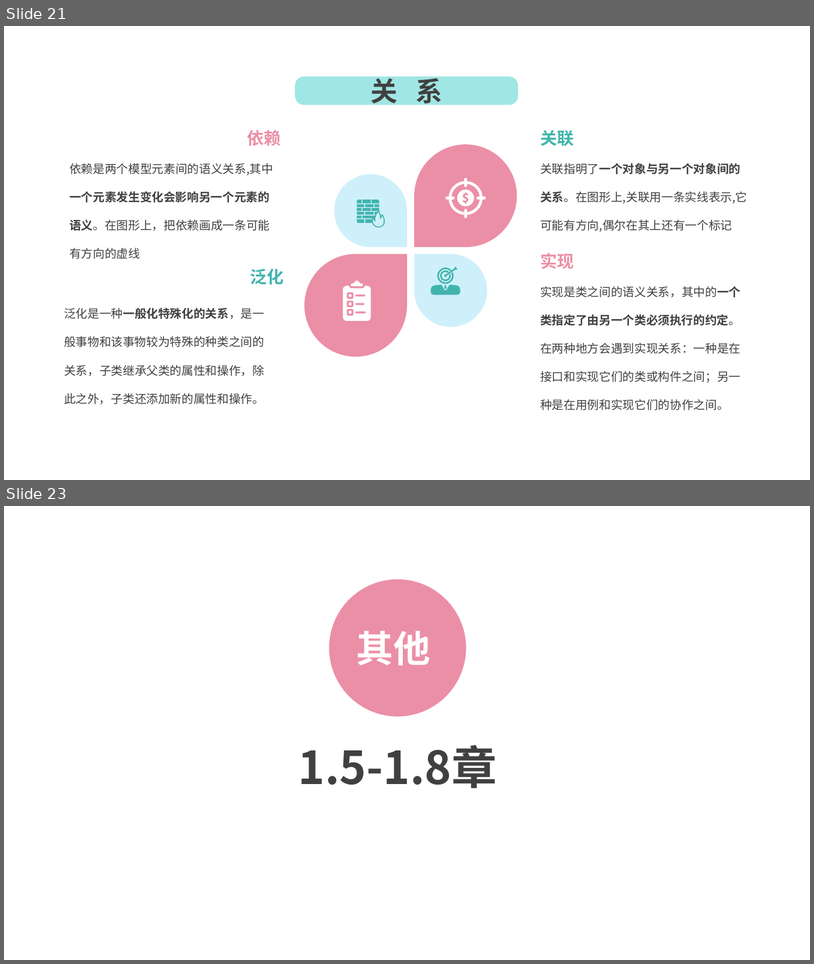
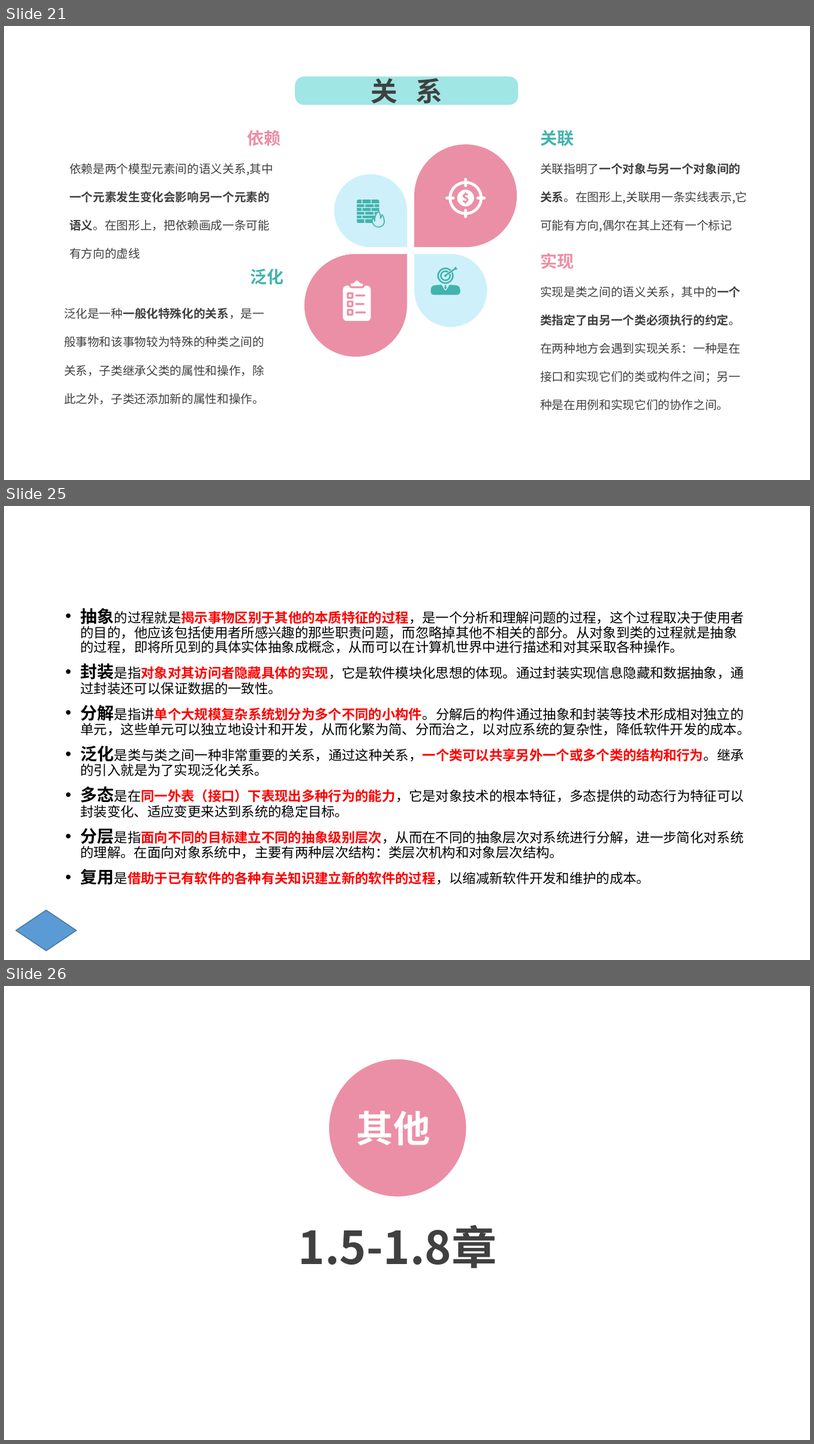
Before and after one commit to lenovo-wu/G016ZUCC-SRA2022, a slide deck: 翻转课堂/翻转课堂.pptx. Shown one above the other, each under a label of ours: slides 21 and 23 before the commit, slides 21, 25 and 26 after it; the slides between them are not shown. The pictures are 814x964 and 814x1444 pixels, drawn with LibreOffice and Linux fonts; fonts in the diff are those of the drawing; background and template pictures are left out. Boxes give left, top, right and bottom in pixels: in the first picture for what was removed or moved away, otherwise in the second. Text is boxed around its words. In the diff, an @@ line names an element or a change of style, - is before the commit and + after.

```diff
--- a/翻转课堂/翻转课堂.pptx
+++ b/翻转课堂/翻转课堂.pptx
@@ slide 25 added at box(4, 506, 810, 960), background picture (left out) @@
@@ text added at box(81, 608, 751, 885), 16 pt, text #000000 @@
+• 抽象的过程就是揭示事物区别于其他的本质特征的过程，是一个分析和理解问题的过程，这个过程取决于使用者的目的，他应该包括使用者所感兴趣的那些职责问题，而忽略掉其他不相关的部分。从对象到类的过程就是抽象的过程，即将所见到的具体实体抽象成概念，从而可以在计算机世界中进行描述和对其采取各种操作。
+• 封装是指对象对其访问者隐藏具体的实现，它是软件模块化思想的体现。通过封装实现信息隐藏和数据抽象，通过封装还可以保证数据的一致性。
+• 分解是指讲单个大规模复杂系统划分为多个不同的小构件。分解后的构件通过抽象和封装等技术形成相对独立的单元，这些单元可以独立地设计和开发，从而化繁为简、分而治之，以对应系统的复杂性，降低软件开发的成本。
+• 泛化是类与类之间一种非常重要的关系，通过这种关系，一个类可以共享另外一个或多个类的结构和行为。继承的引入就是为了实现泛化关系。
+• 多态是在同一外表（接口）下表现出多种行为的能力，它是对象技术的根本特征，多态提供的动态行为特征可以封装变化、适应变更来达到系统的稳定目标。
+• 分层是指面向不同的目标建立不同的抽象级别层次，从而在不同的抽象层次对系统进行分解，进一步简化对系统的理解。在面向对象系统中，主要有两种层次结构：类层次机构和对象层次结构。
+• 复用是借助于已有软件的各种有关知识建立新的软件的过程，以缩减新软件开发和维护的成本。
@@ diamond added at box(16, 910, 77, 951), fill #5B9BD5, outline #43739E 1 pt @@
@@ what was slide 23 is now slide 26 @@
```
Also in this commit, not shown: 3 slides changed, 2 other slides added.
